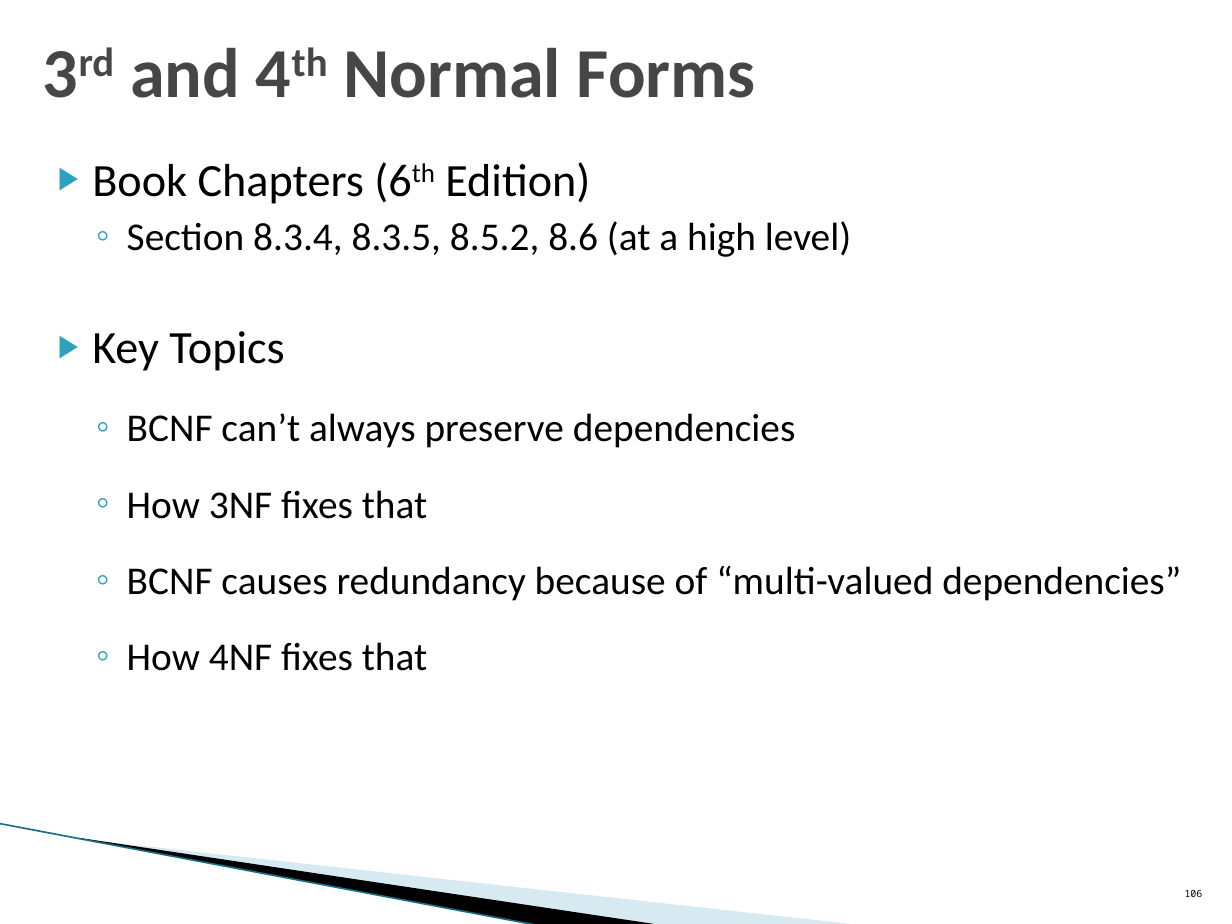
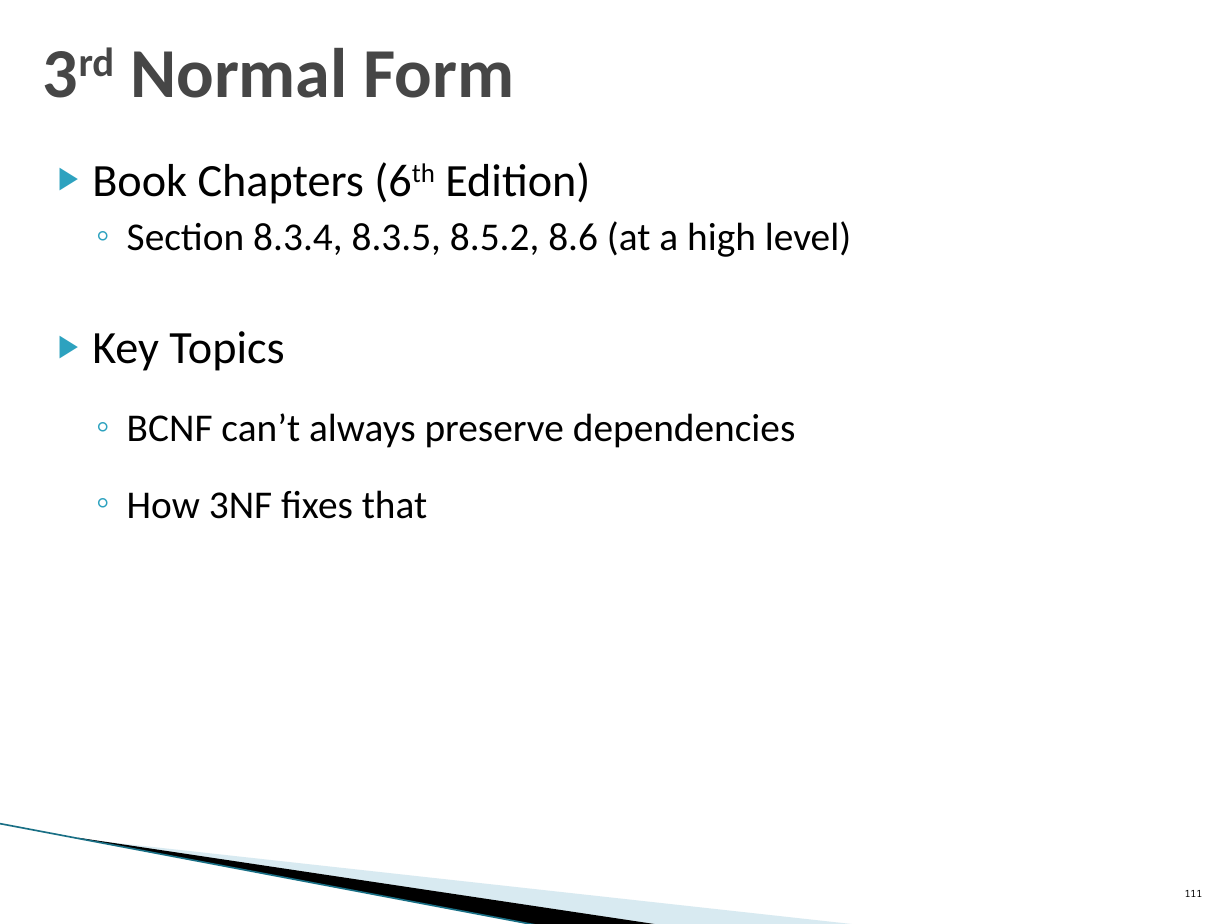
Before and after one commit to umddb/cmsc424-spring2024, a slide deck: slide 111 of Slides/03-E-R-Normalization.pptx (slide 106 before the commit). Drawn at 1232x924 pixels with LibreOffice and Linux fonts; fonts in the diff are those of the drawing; background and template pictures are left out. Boxes give left, top, right and bottom in pixels: in the first picture for what was removed or moved away, otherwise in the second. Text is boxed around its words. In the diff, an @@ line names an element or a change of style, - is before the commit and + after.

```diff
--- a/Slides/03-E-R-Normalization.pptx
+++ b/Slides/03-E-R-Normalization.pptx
@@ title at box(130, 48, 515, 98): text changed @@
-3rd and 4th Normal Forms
+3rd Normal Form
@@ text at box(127, 566, 1181, 671): paragraphs removed @@
-  ◦ BCNF causes redundancy because of “multi-valued dependencies”
-  ◦ How 4NF fixes that
@@ page number at box(1185, 890, 1203, 897): text changed @@
-106
+111
```
Also in this commit, not shown: 3 other slides changed, 11 slides added, 2 other files.
